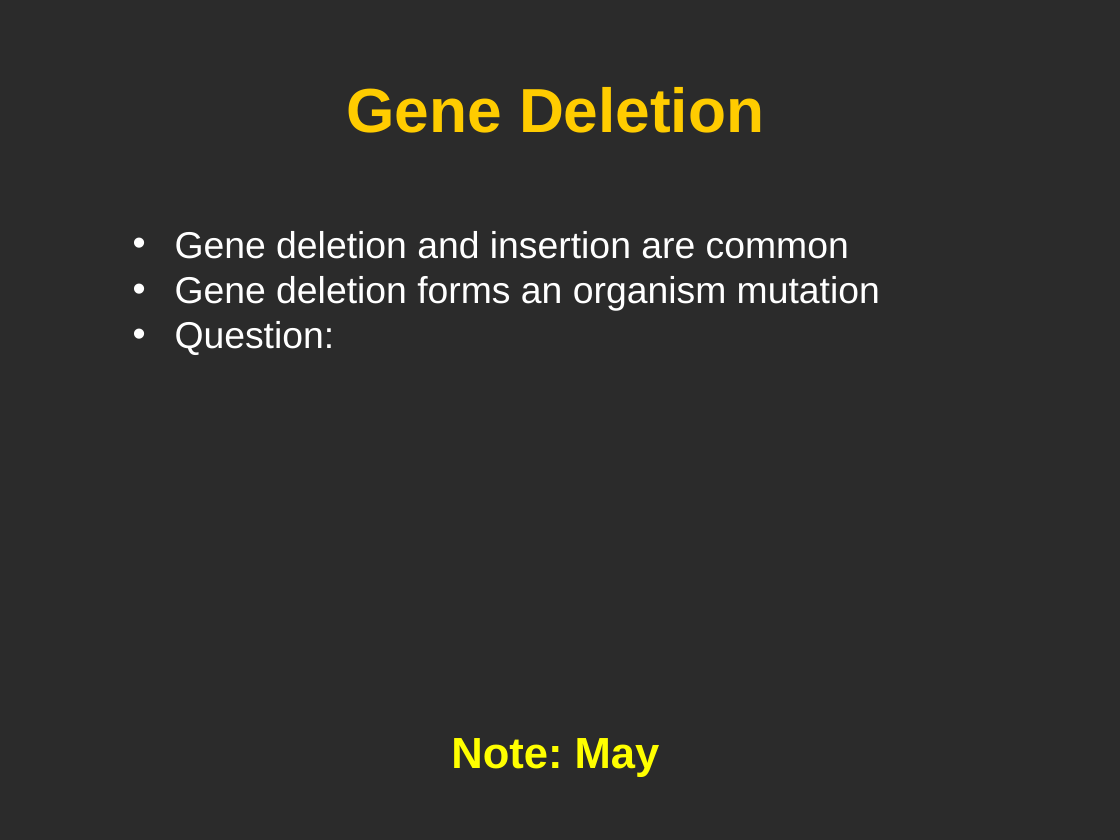
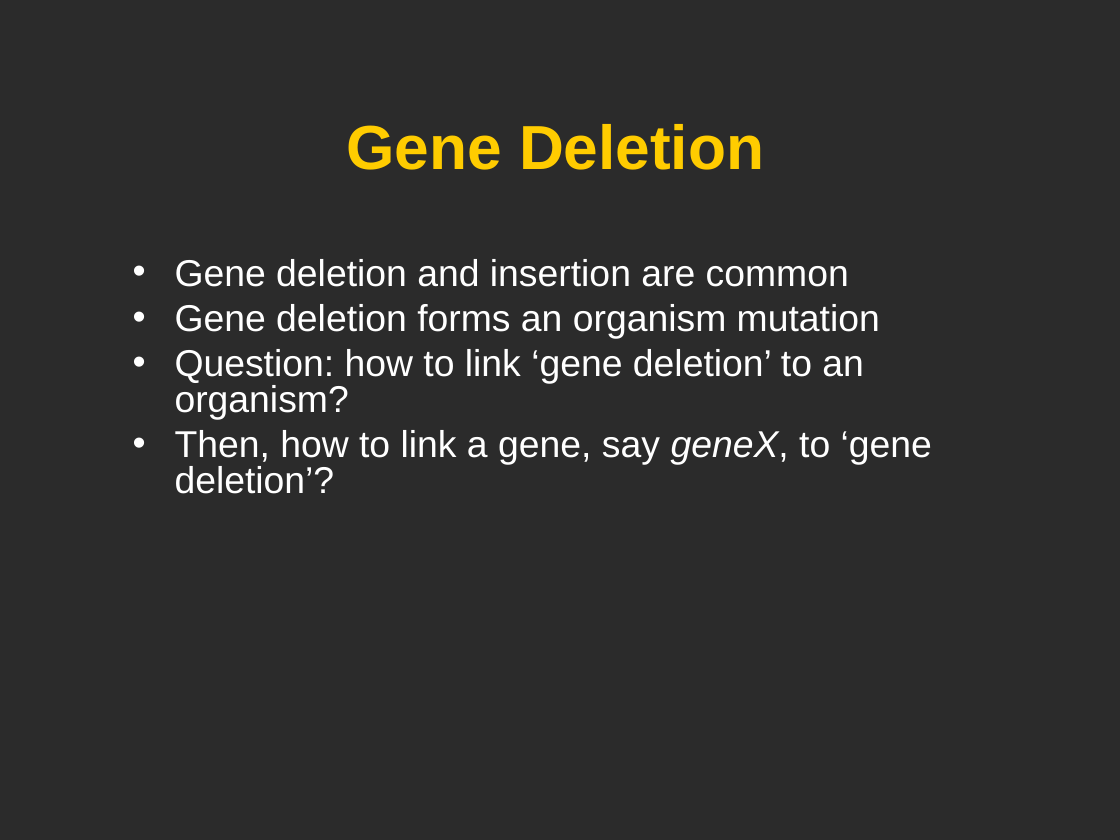
Before and after one commit to obi-ontology/obi-legacy-svn, a slide deck: slide 13 of trunk/docs/developer/use cases/Vaccine_usercase_Vancouver2010.ppt. Drawn at 1120x840 pixels with LibreOffice and Linux fonts; fonts in the diff are those of the drawing; background and template pictures are left out; a plain dark background stands for a picture behind light text. Boxes give left, top, right and bottom in pixels: in the first picture for what was removed or moved away, otherwise in the second. Text is boxed around its words. In the diff, an @@ line names an element or a change of style, - is before the commit and + after.

```diff
--- a/trunk/docs/developer/use cases/Vaccine_usercase_Vancouver2010.ppt
+++ b/trunk/docs/developer/use cases/Vaccine_usercase_Vancouver2010.ppt
@@ title "Gene Deletion": place and size @@
-title "Gene Deletion" at <box>346,87,764,133</box>
+title "Gene Deletion" at <box>346,124,764,170</box>
@@ text "Gene deletion and insertion are ...": place and size @@
-text "Gene deletion and insertion are ..." at <box>175,231,880,355</box>
+text "Gene deletion and insertion are ..." at <box>175,259,932,494</box>
@@ text at <box>175,349,932,494</box>: text changed @@
-• Question:
+• Question: how to link ‘gene deletion’ to an organism?
+• Then, how to link a gene, say geneX, to ‘gene deletion’?
@@ text removed at <box>451,738,660,777</box> @@
-Note: May
```
Also in this commit, not shown: 11 other slides changed.
